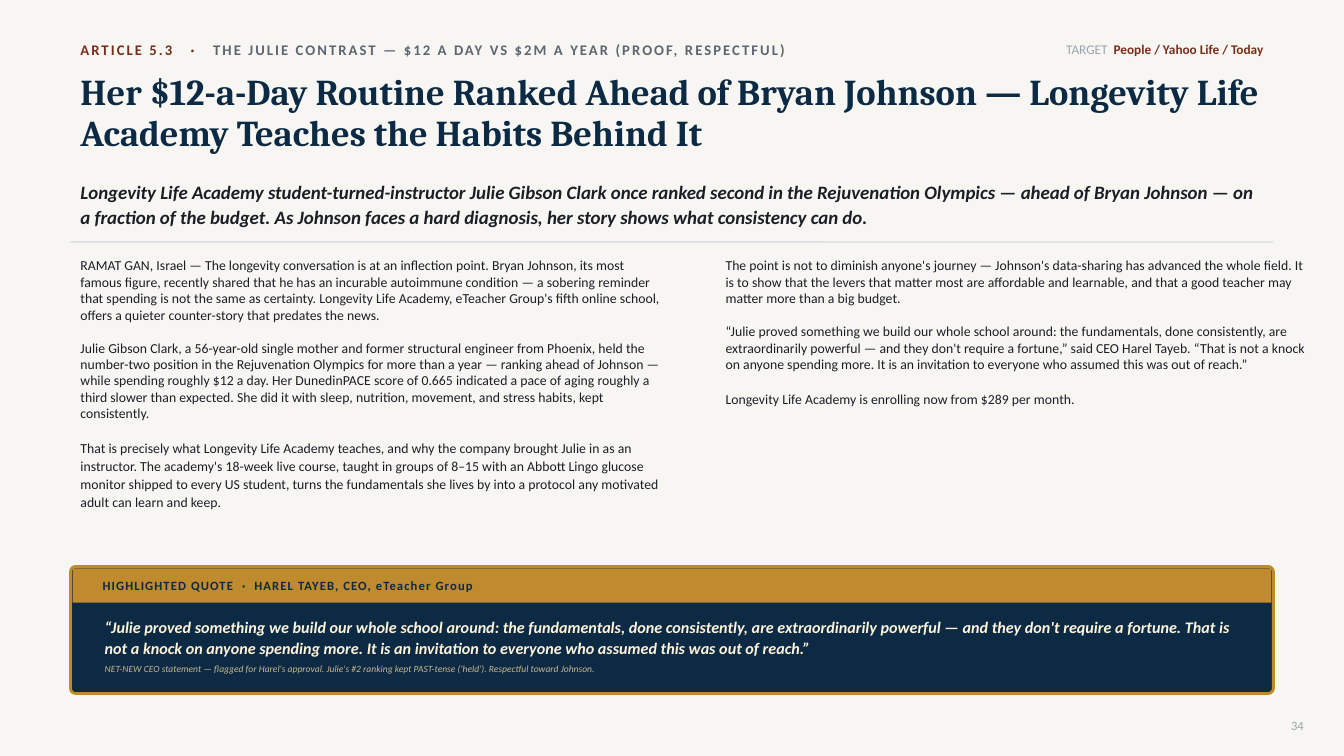
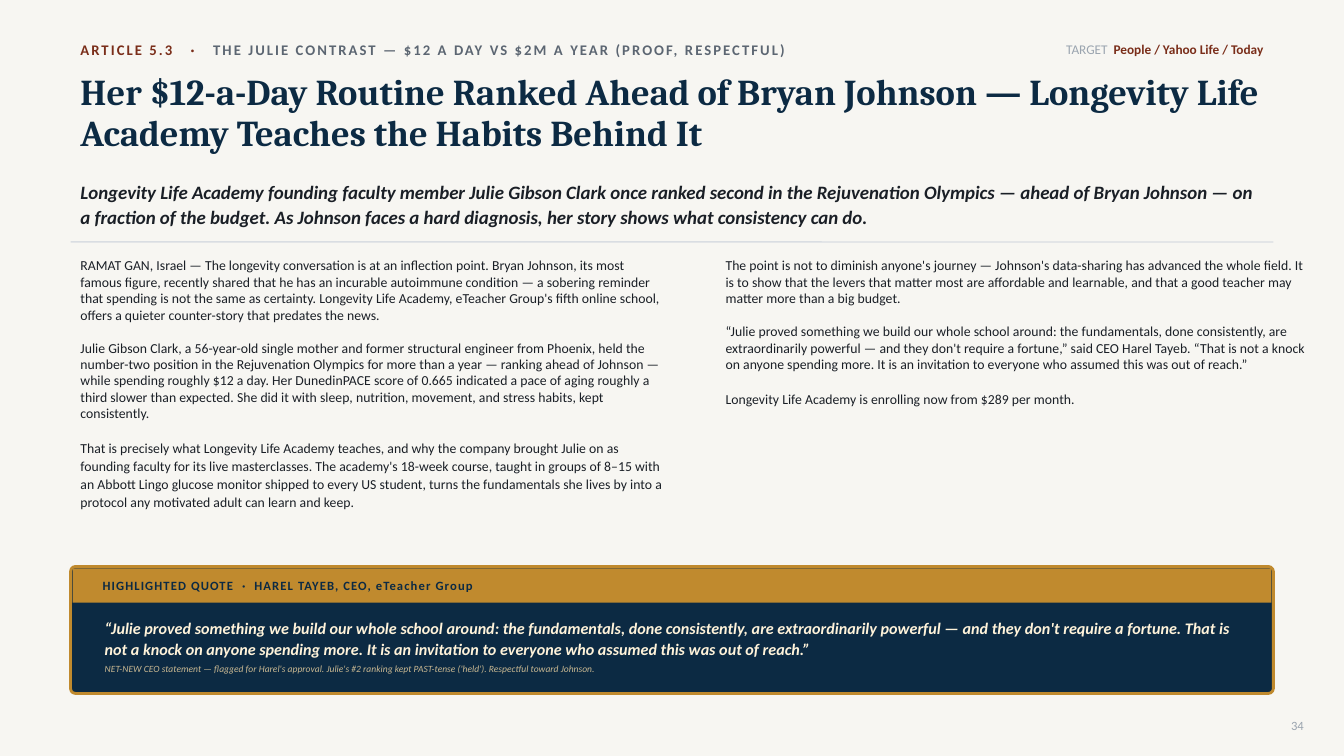
Before and after one commit to gitteromri-ux/eteacher-longevity-pr-campaign, a slide deck: slide 34 of eTeacher_Longevity_PR_Campaign.pptx. Drawn at 1344x756 pixels with LibreOffice and Linux fonts; fonts in the diff are those of the drawing. Boxes give left, top, right and bottom in pixels: in the first picture for what was removed or moved away, otherwise in the second. Text is boxed around its words. In the diff, an @@ line names an element or a change of style, - is before the commit and + after.

Commit message:
Julie = founding faculty teaching masterclasses (not the Blueprint); simplify openings

```diff
--- a/eTeacher_Longevity_PR_Campaign.pptx
+++ b/eTeacher_Longevity_PR_Campaign.pptx
@@ text at [80, 185, 1253, 227]: text changed @@
-Longevity Life Academy student-turned-instructor Julie Gibson Clark once ranked second in the Rejuvenation Olympics — ahead of Bryan Johnson — on a fraction of the budget. As Johnson faces a hard diagnosis, her story shows what consistency can do.
+Longevity Life Academy founding faculty member Julie Gibson Clark once ranked second in the Rejuvenation Olympics — ahead of Bryan Johnson — on a fraction of the budget. As Johnson faces a hard diagnosis, her story shows what consistency can do.
@@ text at [80, 260, 662, 509]: text changed @@
-RAMAT GAN, Israel — The longevity conversation is at an inflection point. Bryan Johnson, its most famous figure, recently shared that he has an incurable autoimmune condition — a sobering reminder that spending is not the same as certainty. Longevity Life Academy, eTeacher Group's fifth online school, offers a quieter counter-story that predates the news.
-Julie Gibson Clark, a 56-year-old single mother and former structural engineer from Phoenix, held the number-two position in the Rejuvenation Olympics for more than a year — ranking ahead of Johnson — while spending roughly $12 a day. Her DunedinPACE score of 0.665 indicated a pace of aging roughly a third slower than expected. She did it with sleep, nutrition, movement, and stress habits, kept consistently.
-That is precisely what Longevity Life Academy teaches, and why the company brought Julie in as an instructor. The academy's 18-week live course, taught in groups of 8–15 with an Abbott Lingo glucose monitor shipped to every US student, turns the fundamentals she lives by into a protocol any motivated adult can learn and keep.
+RAMAT GAN, Israel — The longevity conversation is at an inflection point. Bryan Johnson, its most famous figure, recently shared that he has an incurable autoimmune condition — a sobering reminder that spending is not the same as certainty. Longevity Life Academy, eTeacher Group's fifth online school, offers a quieter counter-story that predates the news.
+Julie Gibson Clark, a 56-year-old single mother and former structural engineer from Phoenix, held the number-two position in the Rejuvenation Olympics for more than a year — ranking ahead of Johnson — while spending roughly $12 a day. Her DunedinPACE score of 0.665 indicated a pace of aging roughly a third slower than expected. She did it with sleep, nutrition, movement, and stress habits, kept consistently.
+That is precisely what Longevity Life Academy teaches, and why the company brought Julie on as founding faculty for its live masterclasses. The academy's 18-week course, taught in groups of 8–15 with an Abbott Lingo glucose monitor shipped to every US student, turns the fundamentals she lives by into a protocol any motivated adult can learn and keep.
```
Also in this commit, not shown: 22 other slides changed, 1 other file.
